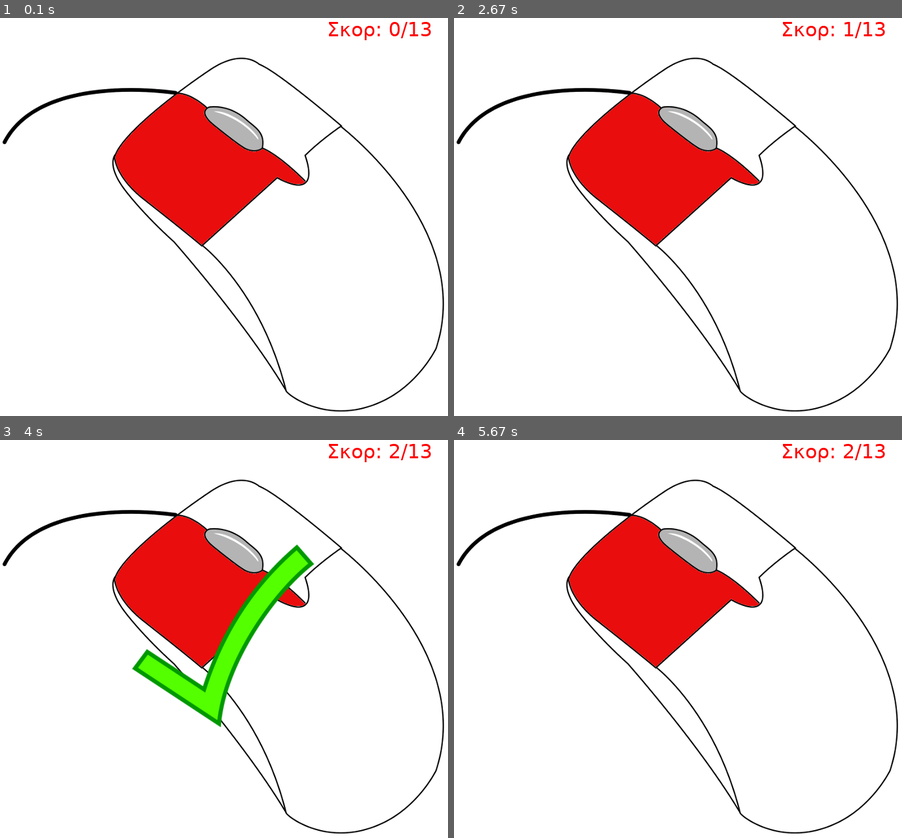
Above: before the commit, frames 1-4 (two rows, left to right).
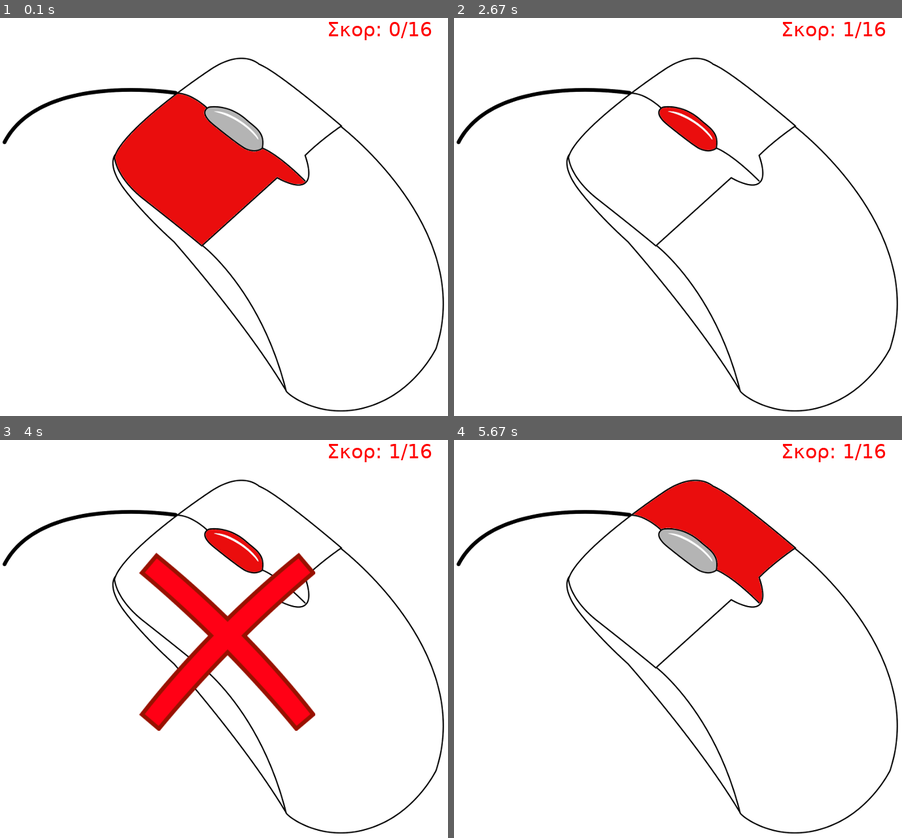
Above: after the commit, the same moments.

Repository: ale3andro/pygame-mouse-training
Game: pygame game, started from game.py
The game is run twice, just before and just after one commit, with the same random seed, the same clock (stepped at 60 frames per second) and the same inputs.
Inputs (mouse positions are in pixels of both pictures, inside the frame that each line leads up to):
- Up to frame 1 (0.1 s): no input
- Up to frame 2 (2.67 s): press the mouse at (686, 248) at 0.37 s; move the mouse to (628, 236) at 0.47 s; release the mouse at (574, 224) at 0.6 s
- Up to frame 3 (4 s): press the mouse at (232, 670) at 3.2 s; move the mouse to (277, 615) at 3.3 s; release the mouse at (327, 563) at 3.43 s
- Up to frame 4 (5.67 s): no input

The runs differ from the first frame. In frame 1, less than 0.1% of the frame differs, in the area x 94-97%, y 0-5%; in frame 2, 8.5%; in frame 3, 13%, in the area x 25-97%, y 0-74%; in frame 4, 12%.

Commit message:
Πρώτη έκδοση θεωρητικά πλήρης./alx_scripts/alx_nas_shutdown  Έτοιμη για πρώτη δοκιμή στην τάξη

Diff:
--- a/game.py
+++ b/game.py
@@ -13,9 +13,6 @@
     thetext = textfont.render(u"Σκορ: " + str(cur_score) + "/" + str(max_score), True, (255, 0, 0), (255, 255, 255))
     screen.blit(thetext, (500, 40))
 
-def gameOver(screen):
-    screen.blit(pygame.image.load('images/gameover.png'), (350,350))
-
 def main():
     pygame.init()
     mouse0 = 'images/mouse0.png'
@@ -28,12 +25,17 @@
     mouse_images = ( pygame.image.load(mouse0), pygame.image.load(mouse1), pygame.image.load(mouse2), pygame.image.load(mouse3))
     system_images = ( pygame.image.load('images/right.png'), pygame.image.load('images/wrong.png'))
 
+    rect_endGame = Rect(0,0,0,0)
+    rect_playAgain = Rect(0,0,0,0)
+
     mygame = GameClass()
     screen.blit(mouse_images[mygame.get_item()], (0,0))
 
     cur_score = 0
     max_score = mygame.get_items_count()
     printScore(screen, cur_score, max_score)
+
+    endscreenshown = False
 
     while 1:
         pygame.display.update()
@@ -44,25 +46,37 @@
                 exit()
 
             if event.type == MOUSEBUTTONDOWN:
-                if (mygame.get_item() == event.button):
-                    cur_score += 1
-                    screen.blit(system_images[0], (200,200))
-                else:
-                    screen.blit(system_images[1], (200, 200))
+                if (not endscreenshown):
+                    if (mygame.get_item() == event.button):
+                        cur_score += 1
+                        screen.blit(system_images[0], (200,200))
+                    else:
+                        screen.blit(system_images[1], (200, 200))
+
 
             if event.type == MOUSEBUTTONUP:
-                pygame.time.wait(2000)
-                if (mygame.get_next_item()==None):
-                    gameOver(screen)
-                    mygame.reset()
-                    cur_score = 0
-                    pygame.display.update()
+                if (not endscreenshown):
                     pygame.time.wait(2000)
-                    pygame.event.clear()
-                    #pygame.quit()
-                    #exit()
-                screen.blit(mouse_images[mygame.get_item()], (0, 0))
-                pygame.event.clear()
+                    if (mygame.get_next_item()==None):
+                        screen.blit(pygame.image.load('images/gameover.png'), (150, 350))
+                        rect_playAgain = screen.blit(pygame.image.load('images/repeat.png'), (150, 500))
+                        rect_endGame = screen.blit(pygame.image.load('images/quit.png'), (350, 500))
+                        pygame.display.update()
+                        endscreenshown = True
+                    else:
+                        screen.blit(mouse_images[mygame.get_item()], (0, 0))
+                        pygame.event.clear()
+                else:
+                    if rect_endGame.collidepoint(event.pos):
+                        pygame.quit()
+                        exit()
+                    if rect_playAgain.collidepoint(event.pos):
+                        endscreenshown = False
+                        mygame.reset()
+                        cur_score = 0
+                        pygame.event.clear()
+                        screen.blit(mouse_images[mygame.get_item()], (0, 0))
+                        pygame.display.update()
 
 if __name__ == "__main__":
     main()
--- a/gameclass.py
+++ b/gameclass.py
@@ -4,7 +4,7 @@
 
 class GameClass:
     def __init__(self):
-        self.sequence = (1, 1, 1, 2, 3, 2, 1, 3, 2, 1, 2, 2, 3)
+        self.sequence = (1, 2, 3, 2, 1, 3, 1, 3, 2, 3, 2, 1, 3, 2, 1, 2)
         self.sequence_index = 0
         self.sequence_length = len(self.sequence)
 
Binary file added: images/quit.png
Binary file added: images/repeat.png
